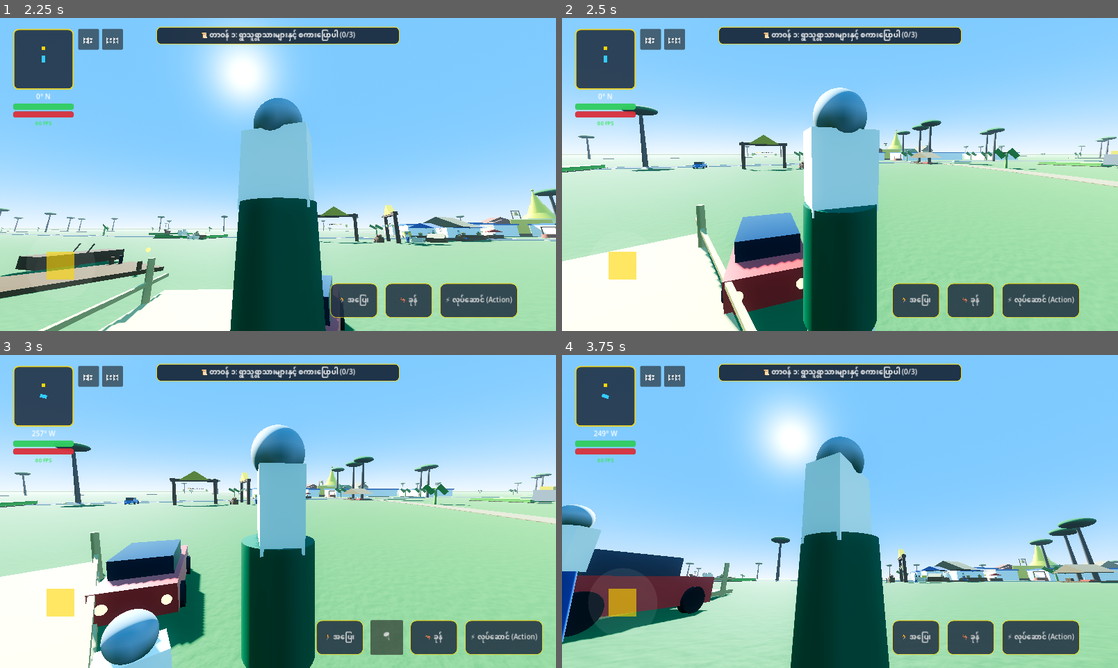
Above: before the commit, frames 1-4 (two rows, left to right).
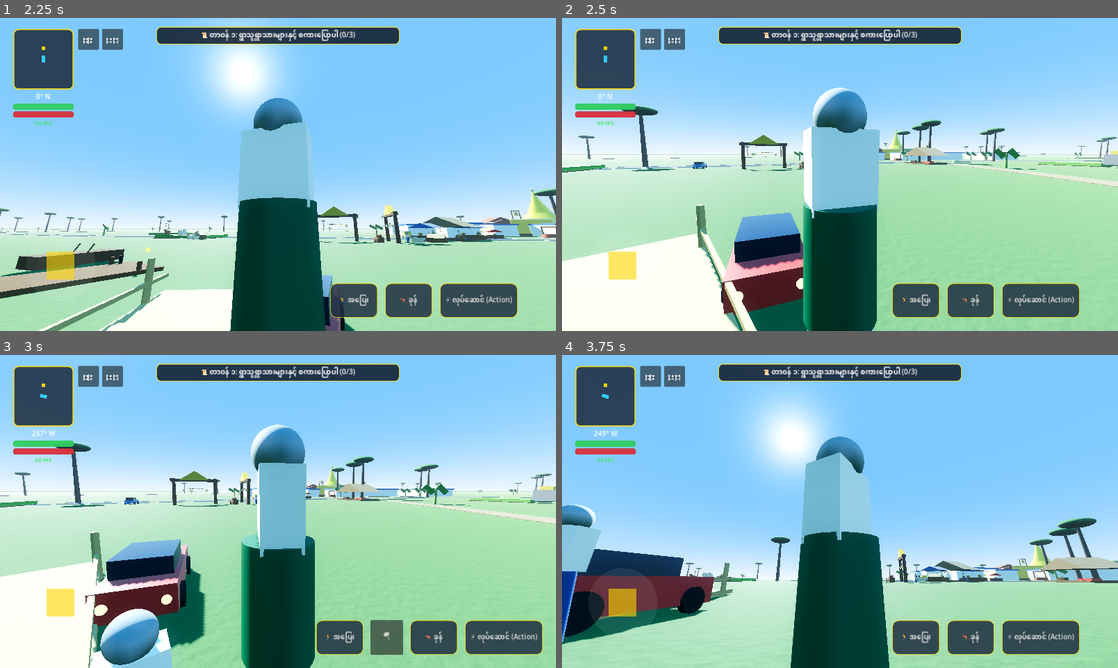
Above: after the commit, the same moments.

Repository: sudohlaingwin/gta-open-world
Game: Godot game, scene res://scenes/main_menu.tscn
Same seed, same stepped clock (60 frames per second), same inputs: the game is played once before the commit and once after it.
Inputs (mouse positions are in pixels of both pictures, inside the frame that each line leads up to):
- Up to frame 1 (2.25 s): click "🎮 အသစ်စတင်မည် (New Game)" at 0.5 s; drag from (66, 274) to (333, 105) at 1.27 s; drag from (166, 190) to (250, 237) at 2.02 s
- Up to frame 2 (2.5 s): no input
- Up to frame 3 (3 s): move the mouse to (333, 442) at 2.77 s; hold Right (ui_right) from 2.78 s (still down); hold Ctrl from 2.78 s (still down)
- Up to frame 4 (3.75 s): release Right (ui_right) at 3.5 s; release Ctrl at 3.5 s; drag from (812, 574) to (673, 464) at 3.52 s

Frame 1 is identical in both runs. In frame 2, 0.2% of the frame differs, in the area x 61-70%, y 41-47%; in frame 3, 0.2%; in frame 4, 0.6%, in the area x 85-100%, y 64-73%.

Commit message:
Slice 142: Myanmar Village Guest House scale upgrade (11.5m length, 9.0m width)

Diff:
--- a/scenes/myanmar_guesthouse.tscn
+++ b/scenes/myanmar_guesthouse.tscn
@@ -3,99 +3,99 @@
 [ext_resource type="Script" path="res://scripts/village_lantern_controller.gd" id="1_lantern"]
 
 [sub_resource type="BoxShape3D" id="BoxShape3D_guest"]
-size = Vector3(8.0, 3.5, 6.5)
+size = Vector3(11.5, 4.8, 9.0)
 
 [sub_resource type="BoxMesh" id="BoxMesh_floor"]
-size = Vector3(7.8, 0.3, 6.2)
+size = Vector3(11.2, 0.4, 8.8)
 
 [sub_resource type="StandardMaterial3D" id="StandardMaterial3D_floor_wood"]
 albedo_color = Color(0.42, 0.28, 0.16, 1)
 
 [sub_resource type="BoxMesh" id="BoxMesh_bed"]
-size = Vector3(2.2, 0.45, 1.4)
+size = Vector3(3.2, 0.65, 2.0)
 
 [sub_resource type="StandardMaterial3D" id="StandardMaterial3D_blanket"]
 albedo_color = Color(0.85, 0.25, 0.2, 1)
 
 [sub_resource type="CylinderMesh" id="CylinderMesh_pillow"]
-top_radius = 0.2
-bottom_radius = 0.2
-height = 0.8
+top_radius = 0.28
+bottom_radius = 0.28
+height = 1.2
 
 [sub_resource type="StandardMaterial3D" id="StandardMaterial3D_pillow_white"]
 albedo_color = Color(0.95, 0.95, 0.95, 1)
 
 [sub_resource type="PrismMesh" id="PrismMesh_roof"]
 left_to_right = 0.5
-size = Vector3(8.5, 2.0, 6.8)
+size = Vector3(12.2, 2.8, 9.8)
 
 [sub_resource type="StandardMaterial3D" id="StandardMaterial3D_thatch"]
 albedo_color = Color(0.48, 0.38, 0.25, 1)
 
 [sub_resource type="BoxMesh" id="BoxMesh_desk"]
-size = Vector3(1.4, 0.7, 0.7)
+size = Vector3(2.0, 0.9, 1.0)
 
 [sub_resource type="StandardMaterial3D" id="StandardMaterial3D_desk_wood"]
 albedo_color = Color(0.35, 0.22, 0.12, 1)
 
 [sub_resource type="SphereMesh" id="SphereMesh_lamp"]
-radius = 0.15
-height = 0.3
+radius = 0.22
+height = 0.4
 
 [sub_resource type="StandardMaterial3D" id="StandardMaterial3D_gold_glow"]
 albedo_color = Color(1.0, 0.85, 0.3, 1)
 emission_enabled = true
 emission = Color(1.0, 0.82, 0.35, 1)
-emission_energy_multiplier = 2.0
+emission_energy_multiplier = 2.5
 
 [node name="MyanmarGuestHouse" type="StaticBody3D"]
 script = ExtResource("1_lantern")
 
 [node name="FloorCollision" type="CollisionShape3D" parent="."]
-transform = Transform3D(1, 0, 0, 0, 1, 0, 0, 0, 1, 0, 0.15, 0)
+transform = Transform3D(1, 0, 0, 0, 1, 0, 0, 0, 1, 0, 0.2, 0)
 shape = SubResource("BoxShape3D_guest")
 
 [node name="VisualMesh" type="Node3D" parent="."]
 
 [node name="Floor" type="MeshInstance3D" parent="VisualMesh"]
-transform = Transform3D(1, 0, 0, 0, 1, 0, 0, 0, 1, 0, 0.15, 0)
+transform = Transform3D(1, 0, 0, 0, 1, 0, 0, 0, 1, 0, 0.2, 0)
 mesh = SubResource("BoxMesh_floor")
 surface_material_override/0 = SubResource("StandardMaterial3D_floor_wood")
 
 [node name="Bed" type="MeshInstance3D" parent="VisualMesh"]
-transform = Transform3D(1, 0, 0, 0, 1, 0, 0, 0, 1, -2.2, 0.45, -1.5)
+transform = Transform3D(1, 0, 0, 0, 1, 0, 0, 0, 1, -3.2, 0.65, -2.2)
 mesh = SubResource("BoxMesh_bed")
 surface_material_override/0 = SubResource("StandardMaterial3D_blanket")
 
 [node name="Pillow" type="MeshInstance3D" parent="VisualMesh"]
-transform = Transform3D(1, 0, 0, 0, 1, 0, 0, 0, 1, -2.2, 0.75, -2.0)
+transform = Transform3D(1, 0, 0, 0, 1, 0, 0, 0, 1, -3.2, 1.05, -2.8)
 mesh = SubResource("CylinderMesh_pillow")
 surface_material_override/0 = SubResource("StandardMaterial3D_pillow_white")
 
 [node name="Desk" type="MeshInstance3D" parent="VisualMesh"]
-transform = Transform3D(1, 0, 0, 0, 1, 0, 0, 0, 1, 2.2, 0.5, -1.5)
+transform = Transform3D(1, 0, 0, 0, 1, 0, 0, 0, 1, 3.2, 0.7, -2.2)
 mesh = SubResource("BoxMesh_desk")
 surface_material_override/0 = SubResource("StandardMaterial3D_desk_wood")
 
 [node name="GoldLamp" type="MeshInstance3D" parent="VisualMesh"]
-transform = Transform3D(1, 0, 0, 0, 1, 0, 0, 0, 1, 2.2, 1.0, -1.5)
+transform = Transform3D(1, 0, 0, 0, 1, 0, 0, 0, 1, 3.2, 1.4, -2.2)
 mesh = SubResource("SphereMesh_lamp")
 surface_material_override/0 = SubResource("StandardMaterial3D_gold_glow")
 
 [node name="GuestHouseLight" type="OmniLight3D" parent="VisualMesh"]
-transform = Transform3D(1, 0, 0, 0, 1, 0, 0, 0, 1, 2.2, 1.2, -1.5)
+transform = Transform3D(1, 0, 0, 0, 1, 0, 0, 0, 1, 3.2, 1.6, -2.2)
 light_color = Color(1.0, 0.88, 0.55, 1)
-light_energy = 1.8
-omni_range = 8.0
+light_energy = 2.4
+omni_range = 11.0
 
 [node name="Roof" type="MeshInstance3D" parent="VisualMesh"]
-transform = Transform3D(1, 0, 0, 0, 1, 0, 0, 0, 1, 0, 3.2, 0)
+transform = Transform3D(1, 0, 0, 0, 1, 0, 0, 0, 1, 0, 4.4, 0)
 mesh = SubResource("PrismMesh_roof")
 surface_material_override/0 = SubResource("StandardMaterial3D_thatch")
 
 [node name="GuestHouseSign" type="Label3D" parent="."]
-transform = Transform3D(1, 0, 0, 0, 1, 0, 0, 0, 1, 0, 2.5, 3.2)
+transform = Transform3D(1, 0, 0, 0, 1, 0, 0, 0, 1, 0, 3.6, 4.5)
 text = "ရွှေဧည့်ရိပ်သာ တည်းခိုခန်း"
-font_size = 28
-outline_size = 8
+font_size = 38
+outline_size = 10
 modulate = Color(1.0, 0.9, 0.35, 1)
Not shown, changed: COLLAB.md
